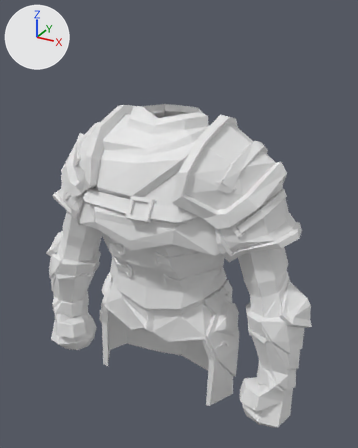
One commit to the Blender file Models/Blend/Armors/LegendaryNobleWarriorArmor.blend: the scene before it, then after it.
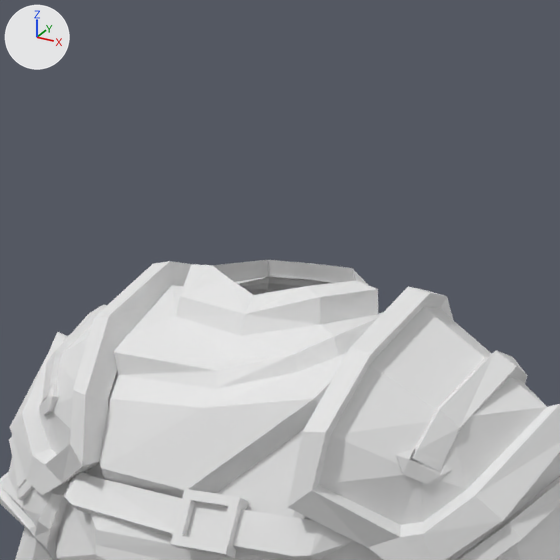
Each version appears first whole from a 50 mm camera at (3.91, -6.65, 8.51) aimed at (0.16, 0.17, 5.11), and next in a close-up on the part from 16% to 78% of the width and 0% to 50% of the height. Arrows for +X, +Y and +Z are at upper left; the lights stay in place. The close-ups show mesh edges as thin lines.

The first close-up shows 'Chestplate'.
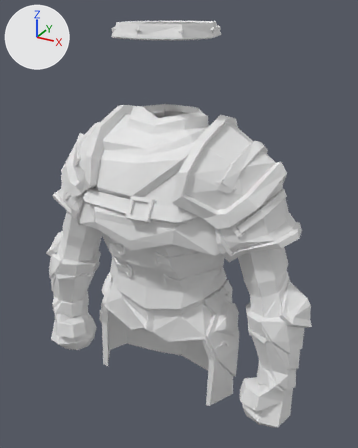
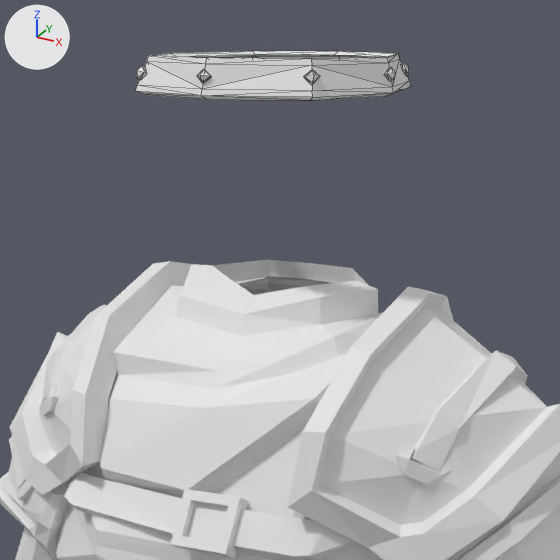
Where the change shows, as pixel boxes (x1, y1, x2, y2) in the close-ups (560 x 560 px):
'Helmet', shown: after (136, 51, 411, 101)

The change, as a list of edits to the scene's bpy script:
```text
Change ob_helmet:
    remove ob_helmet.hide_viewport = True
```
